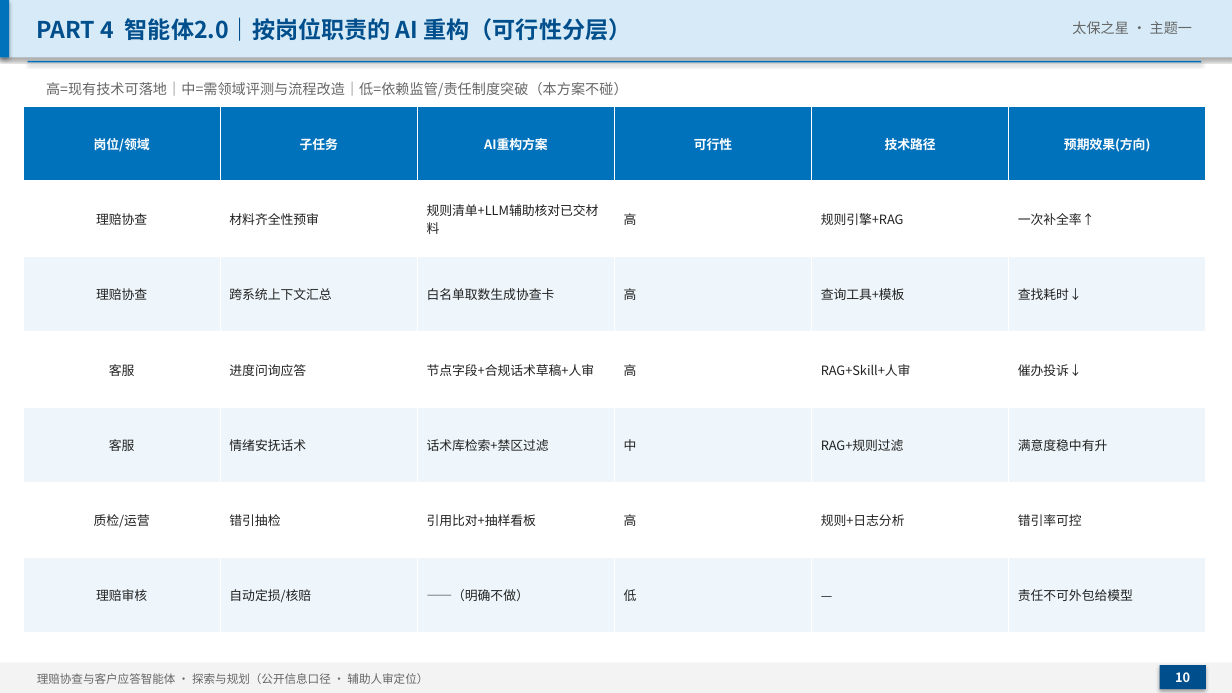
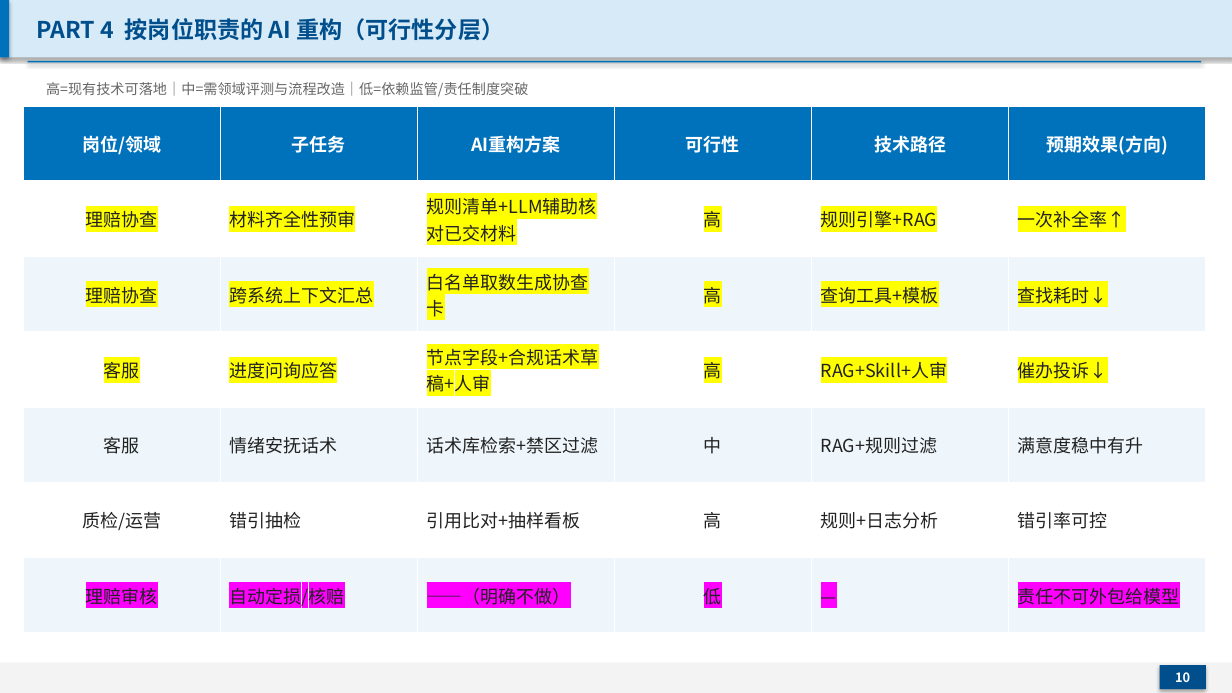
Before and after one commit to Haoooaa/planning-sourcing-system, a slide deck: slide 10 of claims-assist/deck.pptx. Drawn at 1232x693 pixels with LibreOffice and Linux fonts; fonts in the diff are those of the drawing. Boxes give left, top, right and bottom in pixels: in the first picture for what was removed or moved away, otherwise in the second. Text is boxed around its words. In the diff, an @@ line names an element or a change of style, - is before the commit and + after.

```diff
--- a/claims-assist/deck.pptx
+++ b/claims-assist/deck.pptx
@@ text at (37,18,504,40): text changed @@
-PART 4 智能体2.0｜按岗位职责的 AI 重构（可行性分层）
+PART 4 按岗位职责的 AI 重构（可行性分层）
@@ text removed at (1072,21,1192,34) @@
-太保之星 · 主题一
@@ text at (46,82,528,97): text changed @@
-高=现有技术可落地｜中=需领域评测与流程改造｜低=依赖监管/责任制度突破（本方案不碰）
+高=现有技术可落地｜中=需领域评测与流程改造｜低=依赖监管/责任制度突破
@@ table at (23,106,1204,633) @@
@@ size 10 to 14 pt @@
@@ highlight none to #FFFF00 in "理赔协查", "材料齐全性预审", "规则清单+LLM辅助核对已交材料", "高" and 14 more places @@
@@ highlight none to #FF00FF in "理赔审核", "自动定损/核赔", "——（明确不做）", "低" and 2 more places @@
@@ alignment left to centre @@
@@ text removed at (37,673,428,684) @@
-理赔协查与客户应答智能体 · 探索与规划（公开信息口径 · 辅助人审定位）
```
Also in this commit, not shown: 11 other slides changed, 3 slides added, 5 slides removed, 1 other file.
